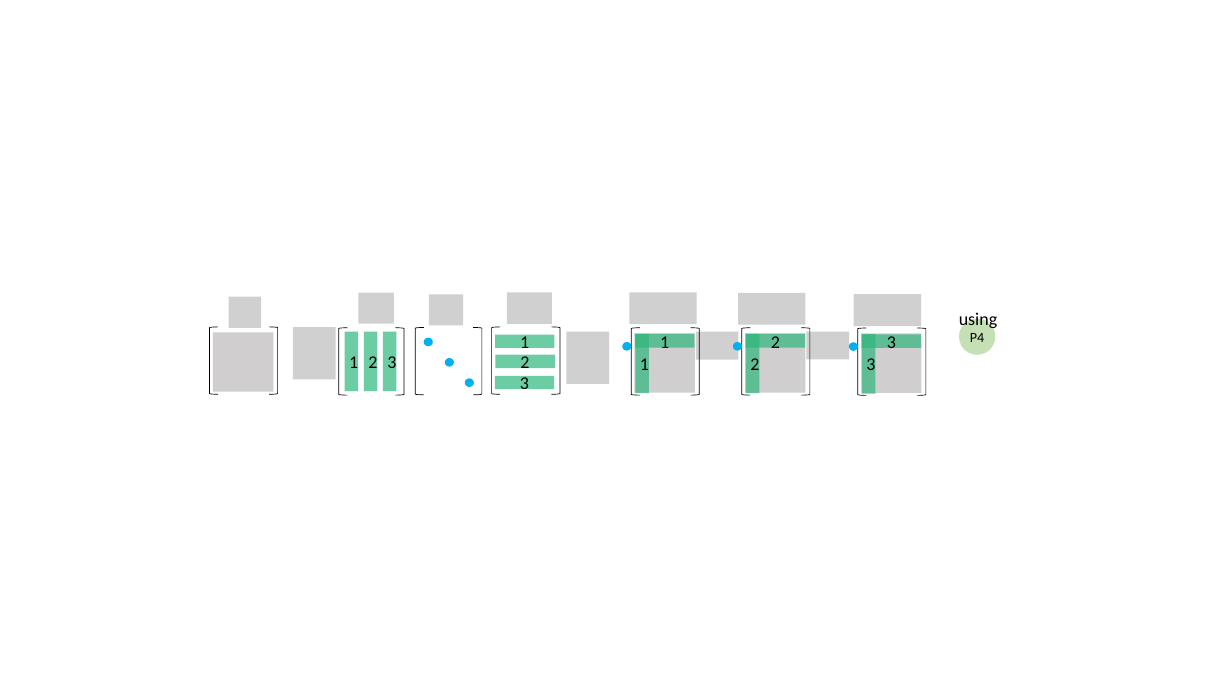
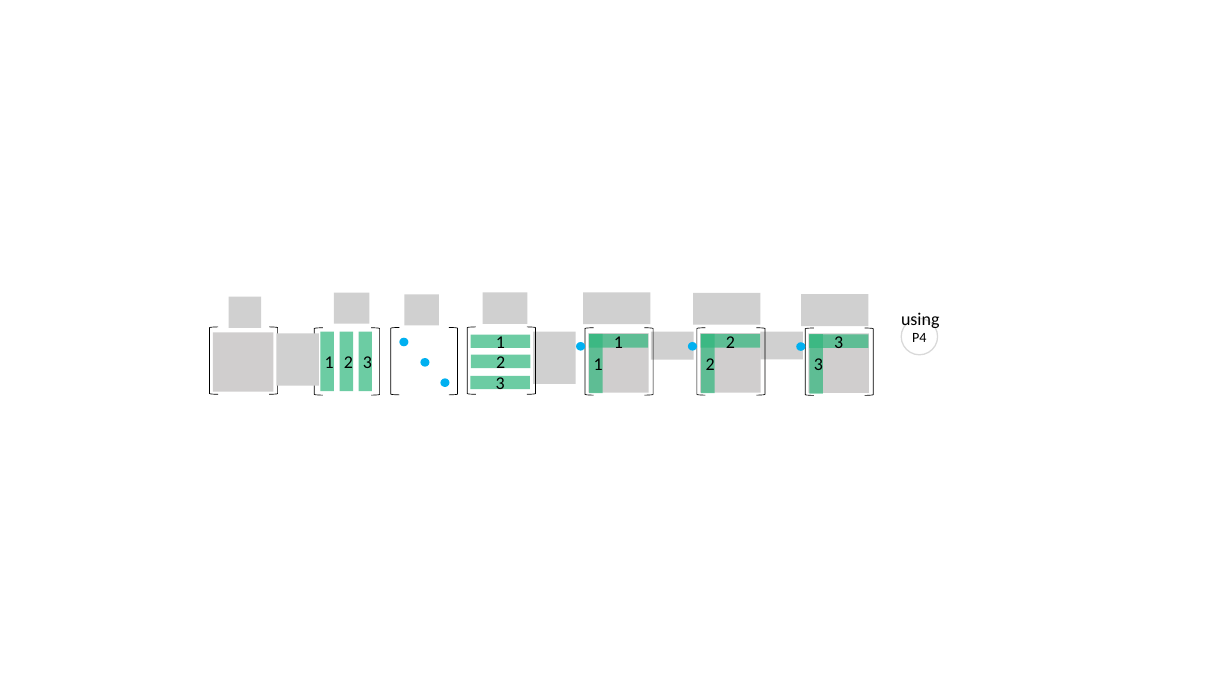
Before and after one commit to kenjihiranabe/The-Art-of-Linear-Algebra, a slide deck: slide 41 of Illustrations-j.pptx (slide 18 before the commit). Drawn at 1232x693 pixels with LibreOffice and Linux fonts; fonts in the diff are those of the drawing; grey boxes stand for pictures. Boxes give left, top, right and bottom in pixels: in the first picture for what was removed or moved away, otherwise in the second. Text is boxed around its words. In the diff, an @@ line names an element or a change of style, - is before the commit and + after.

```diff
--- a/Illustrations-j.pptx
+++ b/Illustrations-j.pptx
@@ picture added at (334, 293, 369, 324) @@
@@ picture added at (405, 295, 439, 326) @@
@@ 6 rectangles, 6 left brackets, 3 ellipses, 1 picture: place and size @@
-6 rectangles, 6 left brackets, 3 ellipses, 1 picture at (339, 292, 560, 396)
+6 rectangles, 6 left brackets, 3 ellipses, 1 picture at (314, 292, 535, 396)
@@ picture added at (583, 292, 651, 323) @@
@@ picture added at (693, 293, 761, 324) @@
@@ picture added at (801, 294, 869, 326) @@
@@ group removed at (359, 292, 921, 384): 8 pictures @@
@@ left bracket: place and size @@
-left bracket at (858, 328, 866, 396)
+left bracket at (805, 328, 813, 396)
@@ left bracket: place and size @@
-left bracket at (918, 328, 926, 396)
+left bracket at (865, 328, 873, 396)
@@ text "using": place and size @@
-text "using" at (959, 311, 997, 331)
+text "using" at (901, 312, 939, 329)
@@ ellipse "P4": place and size @@
-ellipse "P4" at (959, 319, 995, 355)
+ellipse "P4" at (901, 319, 937, 355)
@@ ellipse "P4" at (901, 319, 937, 355): fill #C5E0B4 to none; outline none to #D9D9D9 1 pt @@
@@ picture: place and size @@
-picture at (293, 327, 335, 380)
+picture at (276, 334, 319, 386)
@@ picture added at (533, 332, 576, 384) @@
@@ 6 rectangles, 4 left brackets, 2 ellipses: place and size @@
-6 rectangles, 4 left brackets, 2 ellipses at (622, 328, 810, 396)
+6 rectangles, 4 left brackets, 2 ellipses at (576, 328, 765, 396)
@@ picture added at (651, 332, 693, 360) @@
@@ picture added at (761, 332, 803, 360) @@
@@ 3 rectangles, 1 ellipse: place and size @@
-3 rectangles, 1 ellipse at (849, 334, 921, 394)
+3 rectangles, 1 ellipse at (797, 334, 869, 394)
```
Also in this commit, not shown: 14 other slides changed, 24 slides added, 1 slide removed, 6 other files.
